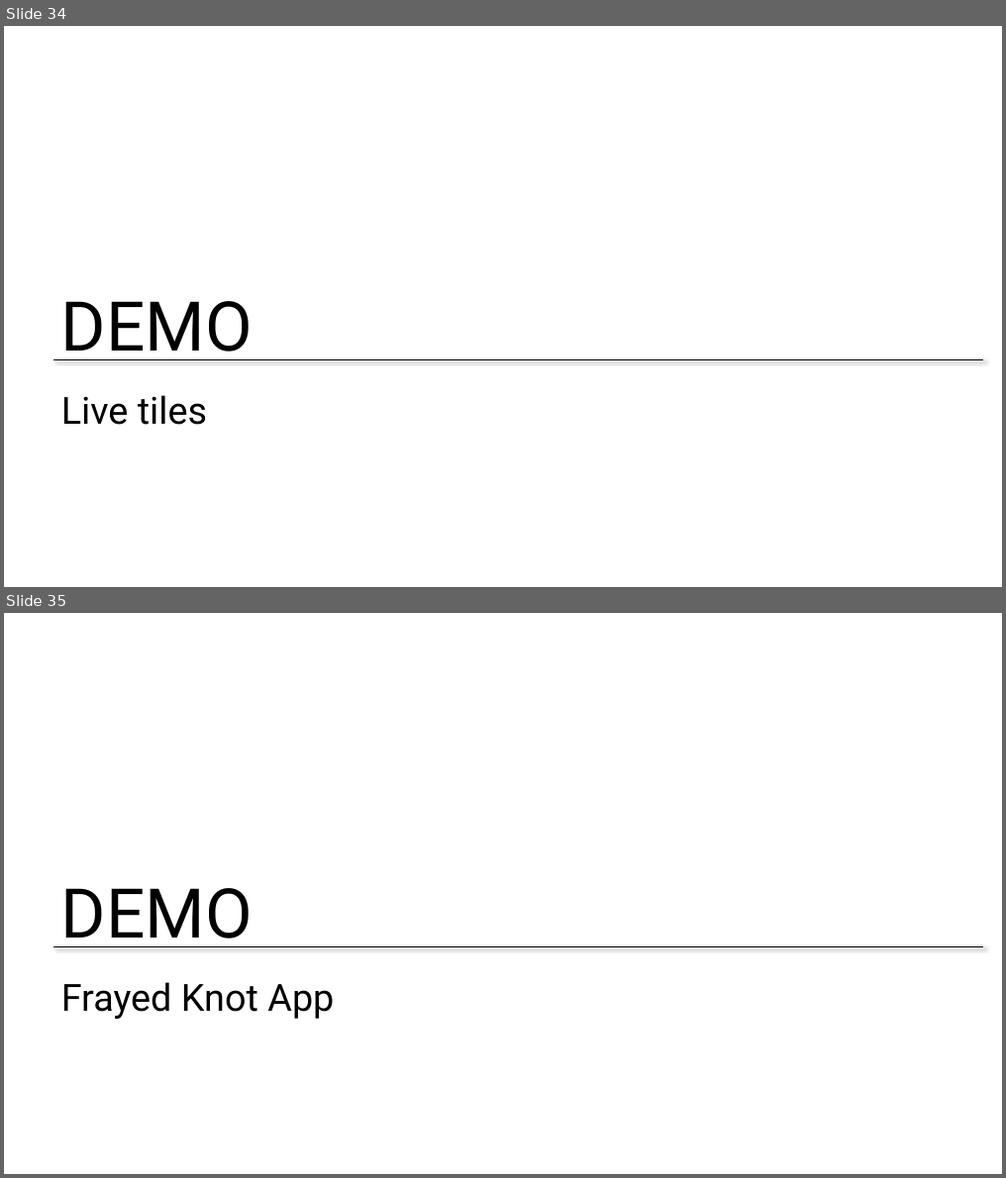
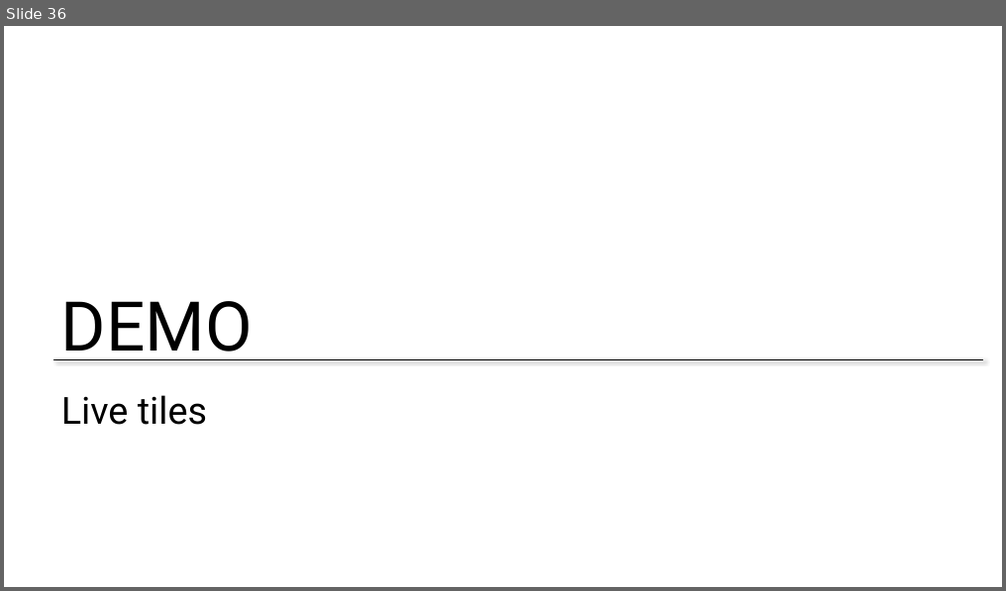
Before and after one commit to CharaD7/FrayedKnot, a slide deck: Slides/M2 Mobile UI.pptx. Shown one above the other, each under a label of ours: slides 34 and 35 before the commit, slide 36 after it. The pictures are 1006x1178 and 1006x591 pixels, drawn with LibreOffice and Linux fonts; fonts in the diff are those of the drawing; background and template pictures are left out. Boxes give left, top, right and bottom in pixels: in the first picture for what was removed or moved away, otherwise in the second. Text is boxed around its words. In the diff, an @@ line names an element or a change of style, - is before the commit and + after.

```diff
--- a/Slides/M2 Mobile UI.pptx
+++ b/Slides/M2 Mobile UI.pptx
@@ slide 35 removed at (4,613,1002,1174), background #FFFFFF; not listed: 2 template elements that a slide beside it also shows @@
@@ title removed at (61,982,334,1019) @@
-Frayed Knot App
@@ what was slide 34 is now slide 36 @@
```
Also in this commit, not shown: 1 slide changed, 2 slides added, 16 other files.
